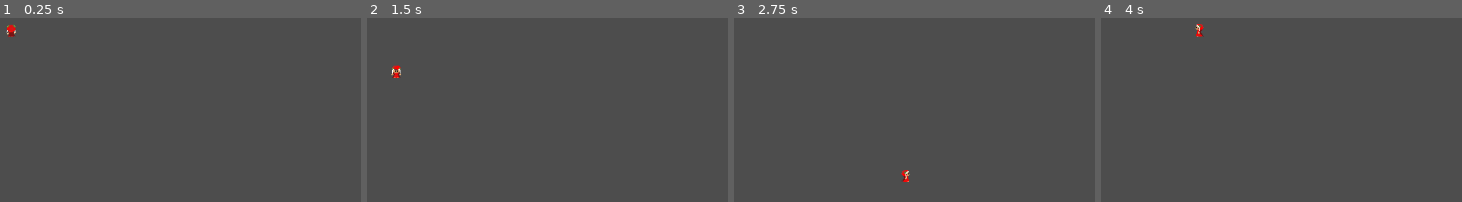
Above: before the commit, frames 1-4 (left to right).
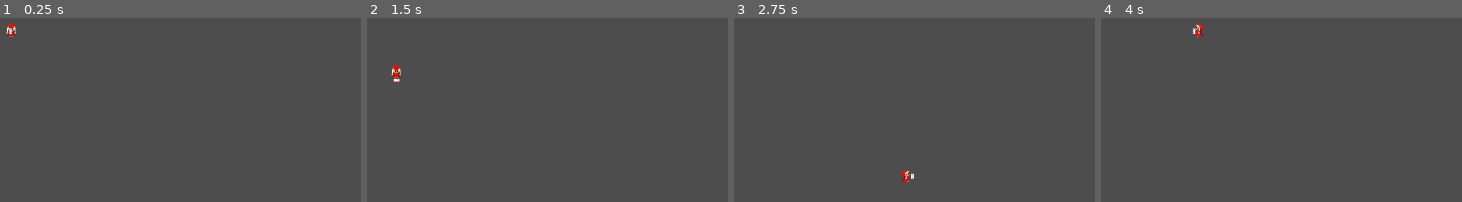
Above: after the commit, the same moments.

Repository: Ivan29020/Dantes-Reinterpretation
Game: Godot game, scene res://mondo.tscn
Same seed, same stepped clock (60 frames per second), same inputs: the game is played once before the commit and once after it. This scene is started directly instead of the project's main scene.
Inputs:
- Up to frame 1 (0.25 s): no input
- Up to frame 2 (1.5 s): tap Enter (ui_accept) at 0.5, 0.77 s; hold Right (ui_right) 0.53-1.28 s; hold Down (ui_down) from 1.28 s (still down)
- Up to frame 3 (2.75 s): tap Enter (ui_accept) at 1.52, 2 s; release Down (ui_down) at 2.03 s; hold Right (ui_right) from 2.03 s (still down)
- Up to frame 4 (4 s): release Right (ui_right) at 2.78 s; hold Up (ui_up) 2.78-3.53 s; tap Enter (ui_accept) at 3.02, 3.5, 3.77 s; hold Left (ui_left) from 3.53 s (still down)

The runs differ from the first frame. In frame 1, 0.2% of the frame differs, in the area x 1-5%, y 3-11%; in frame 2, less than 0.1%; in frame 3, less than 0.1%; in frame 4, less than 0.1%.

Commit message:
Dante with Book Animation (Shooting No Script)

Diff:
--- a/Giocatore.gd
+++ b/Giocatore.gd
@@ -10,9 +10,6 @@
 	var vel_attuale = SPEED
 	if Input.is_action_pressed("ui_accept"):
 		vel_attuale = SPEED * RALLENTAMENTO
-
-
-
 	var movement = Vector2()
 	movement.x = Input.get_axis("ui_left","ui_right")
 	movement.y = Input.get_axis("ui_up","ui_down")
@@ -25,12 +22,27 @@
 	velocity = movement * vel_attuale
 	move_and_slide()
 
+
+#Funzione per Animazioni in movimento
 func update_animation(movement):
 	if movement.x > 0:
 		$DanteAlighieri.play("walk_right")
+		$Libro.play("book_idle_right")
+		$Libro.position = Vector2(10,0)
+		$Libro.visible = true
+
 	elif movement.x < 0:
 		$DanteAlighieri.play("walk_left")
+		$Libro.play("book_idle_left")
+		$Libro.position = Vector2(-10,0)
+		$Libro.visible = true
+
 	elif movement.y > 0:
 		$DanteAlighieri.play("walk_down")
+		$Libro.play("book_idle_down")
+		$Libro.position = Vector2(0,10)
+		$Libro.visible = true
+
 	elif movement.y < 0:
 		$DanteAlighieri.play("walk_up")
+		$Libro.visible = false
--- a/dante.tscn
+++ b/dante.tscn
@@ -18,6 +18,12 @@
 [ext_resource type="Texture2D" uid="uid://nyt4uiy77hw" path="res://Grafiche/Dante/Dante Destra mov 2.png" id="15_ppgj7"]
 [ext_resource type="Texture2D" uid="uid://cq1a1hl5augii" path="res://Grafiche/Dante/Dante Back mov 1.png" id="16_oq7c5"]
 [ext_resource type="Texture2D" uid="uid://dfrbw2fpywu8a" path="res://Grafiche/Dante/Dante Back mov 2.png" id="17_6bbfk"]
+[ext_resource type="Texture2D" uid="uid://csgstd6e83khw" path="res://Grafiche/La Divina Commedia/Libro normale idle.png" id="19_aqha0"]
+[ext_resource type="Texture2D" uid="uid://cgtqkip8vobcl" path="res://Grafiche/La Divina Commedia/Libro.png" id="20_hrxi8"]
+[ext_resource type="Texture2D" uid="uid://l3xuulrjdi60" path="res://Grafiche/La Divina Commedia/Libro sinistra idle.png" id="21_2vv6p"]
+[ext_resource type="Texture2D" uid="uid://bjks1mncxo155" path="res://Grafiche/La Divina Commedia/Libro sinistra .png" id="22_rljou"]
+[ext_resource type="Texture2D" uid="uid://catwq1pod8rnk" path="res://Grafiche/La Divina Commedia/Libro Destra idle.png" id="23_4dkjm"]
+[ext_resource type="Texture2D" uid="uid://dpstmrme3kvr2" path="res://Grafiche/La Divina Commedia/Libro Destra.png" id="24_uxuq4"]
 
 [sub_resource type="RectangleShape2D" id="RectangleShape2D_1k0s6"]
 size = Vector2(11, 17)
@@ -158,6 +164,60 @@
 }],
 "loop": true,
 "name": &"walk_up",
+"speed": 5.0
+}]
+
+[sub_resource type="SpriteFrames" id="SpriteFrames_g2nkl"]
+animations = [{
+"frames": [{
+"duration": 1.0,
+"texture": ExtResource("19_aqha0")
+}, {
+"duration": 1.0,
+"texture": ExtResource("20_hrxi8")
+}, {
+"duration": 1.0,
+"texture": ExtResource("19_aqha0")
+}, {
+"duration": 1.0,
+"texture": ExtResource("20_hrxi8")
+}],
+"loop": true,
+"name": &"book_idle_down",
+"speed": 5.0
+}, {
+"frames": [{
+"duration": 1.0,
+"texture": ExtResource("21_2vv6p")
+}, {
+"duration": 1.0,
+"texture": ExtResource("22_rljou")
+}, {
+"duration": 1.0,
+"texture": ExtResource("21_2vv6p")
+}, {
+"duration": 1.0,
+"texture": ExtResource("22_rljou")
+}],
+"loop": true,
+"name": &"book_idle_left",
+"speed": 5.0
+}, {
+"frames": [{
+"duration": 1.0,
+"texture": ExtResource("23_4dkjm")
+}, {
+"duration": 1.0,
+"texture": ExtResource("24_uxuq4")
+}, {
+"duration": 1.0,
+"texture": ExtResource("23_4dkjm")
+}, {
+"duration": 1.0,
+"texture": ExtResource("24_uxuq4")
+}],
+"loop": true,
+"name": &"book_idle_right",
 "speed": 5.0
 }]
 
@@ -173,6 +233,11 @@
 
 [node name="DanteAlighieri" type="AnimatedSprite2D" parent="."]
 sprite_frames = SubResource("SpriteFrames_hx0ku")
-animation = &"walk_up"
+animation = &"Idle_down"
+
+[node name="Libro" type="AnimatedSprite2D" parent="."]
+scale = Vector2(0.7, 0.7)
+sprite_frames = SubResource("SpriteFrames_g2nkl")
+animation = &"book_idle_right"
 frame = 1
-frame_progress = 0.994185
+frame_progress = 0.393648
Binary file added: Grafiche/La Divina Commedia/Libro Destra idle.png
Not shown, added: Grafiche/La Divina Commedia/Libro Destra idle.png.import
Binary file added: Grafiche/La Divina Commedia/Libro Destra.png
Not shown, added: Grafiche/La Divina Commedia/Libro Destra.png.import
Binary file added: Grafiche/La Divina Commedia/Libro normale idle.png
Not shown, added: Grafiche/La Divina Commedia/Libro normale idle.png.import
Binary file added: Grafiche/La Divina Commedia/Libro sinistra .png
Not shown, added: Grafiche/La Divina Commedia/Libro sinistra .png.import
Binary file added: Grafiche/La Divina Commedia/Libro sinistra idle.png
Not shown, added: Grafiche/La Divina Commedia/Libro sinistra idle.png.import
Binary file added: Grafiche/La Divina Commedia/Libro.png
Not shown, added: Grafiche/La Divina Commedia/Libro.png.import
(and 1 more such lines)
